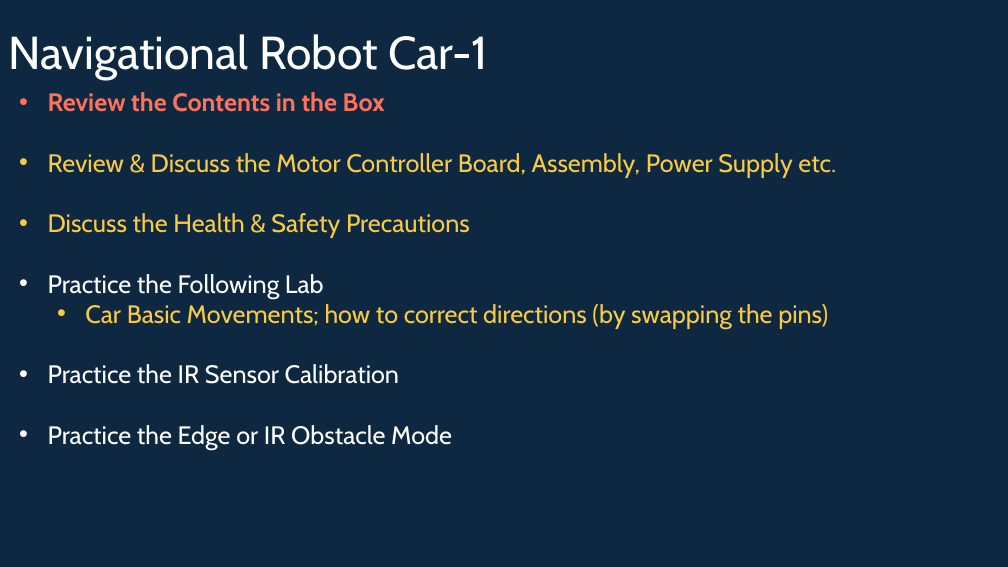
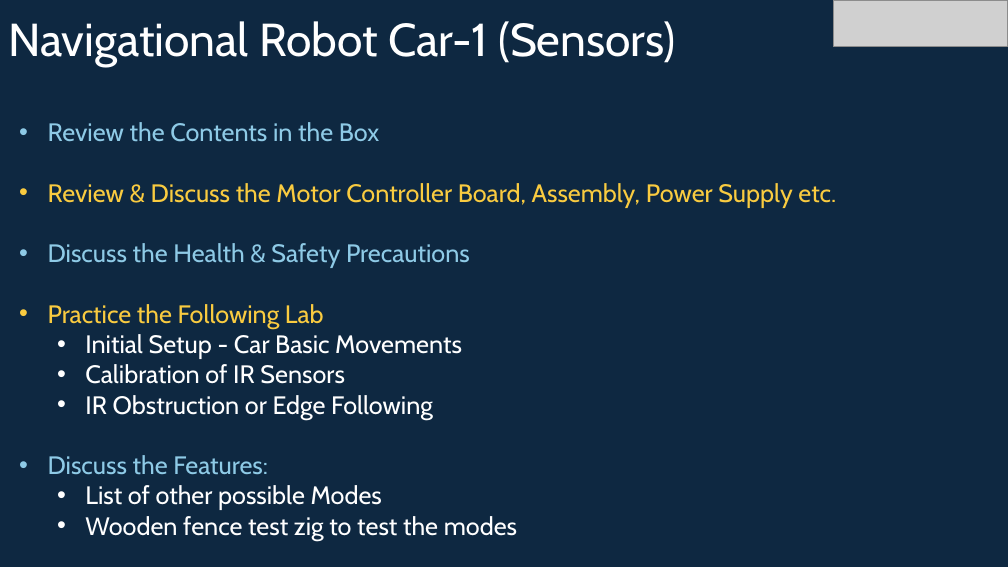
Before and after one commit to info-zas/Training, a slide deck: slide 2 of GPREC/04_Navigational_Robot_Car-1-Sensors/ZASRobotics_Car-1.pptx. Drawn at 1008x567 pixels with LibreOffice and Linux fonts; fonts in the diff are those of the drawing; grey boxes stand for pictures. Boxes give left, top, right and bottom in pixels: in the first picture for what was removed or moved away, otherwise in the second. Text is boxed around its words. In the diff, an @@ line names an element or a change of style, - is before the commit and + after.

```diff
--- a/GPREC/04_Navigational_Robot_Car-1-Sensors/ZASRobotics_Car-1.pptx
+++ b/GPREC/04_Navigational_Robot_Car-1-Sensors/ZASRobotics_Car-1.pptx
@@ title at [8, 21, 675, 67]: text changed @@
-Navigational Robot Car-1
+Navigational Robot Car-1 (Sensors)
@@ picture added at [833, 0, 1007, 47] @@
@@ text at [48, 122, 470, 329]: text colour #FF715B to #8ECAE6, bold off in "Review the Contents in the Box"; text colour #F9CB40 to #8ECAE6 in "Discuss the Health & Safety Precautions"; text colour #FFFFFF to #F9CB40 in "Practice the Following Lab" @@
@@ text at [48, 334, 517, 541]: text changed @@
-  • Car Basic Movements; how to correct directions (by swapping the pins)
-• Practice the IR Sensor Calibration
-• Practice the Edge or IR Obstacle Mode
+  • Initial Setup - Car Basic Movements
+  • Calibration of IR Sensors
+  • IR Obstruction or Edge Following
+• Discuss the Features:
+  • List of other possible Modes
+  • Wooden fence test zig to test the modes
```
Also in this commit, not shown: 9 other slides changed, 10 slides added, 3 slides removed, 5 other files.
